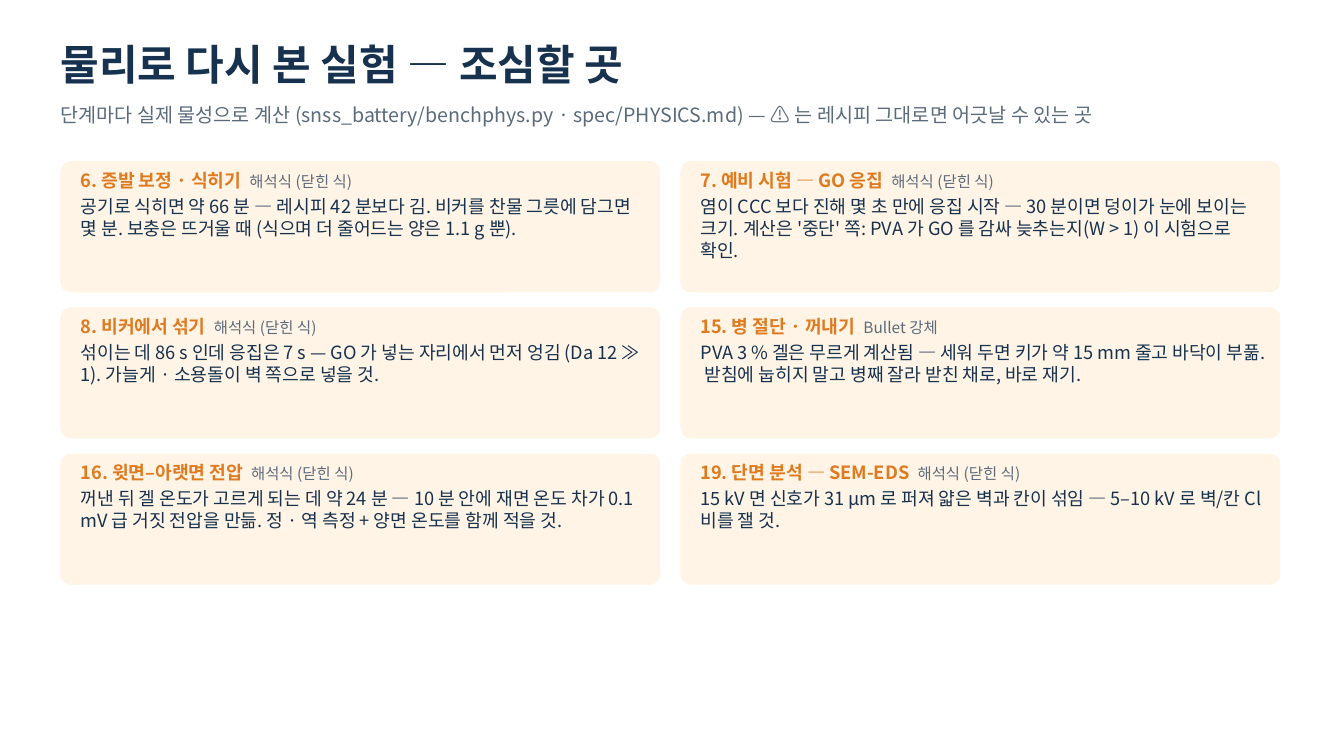
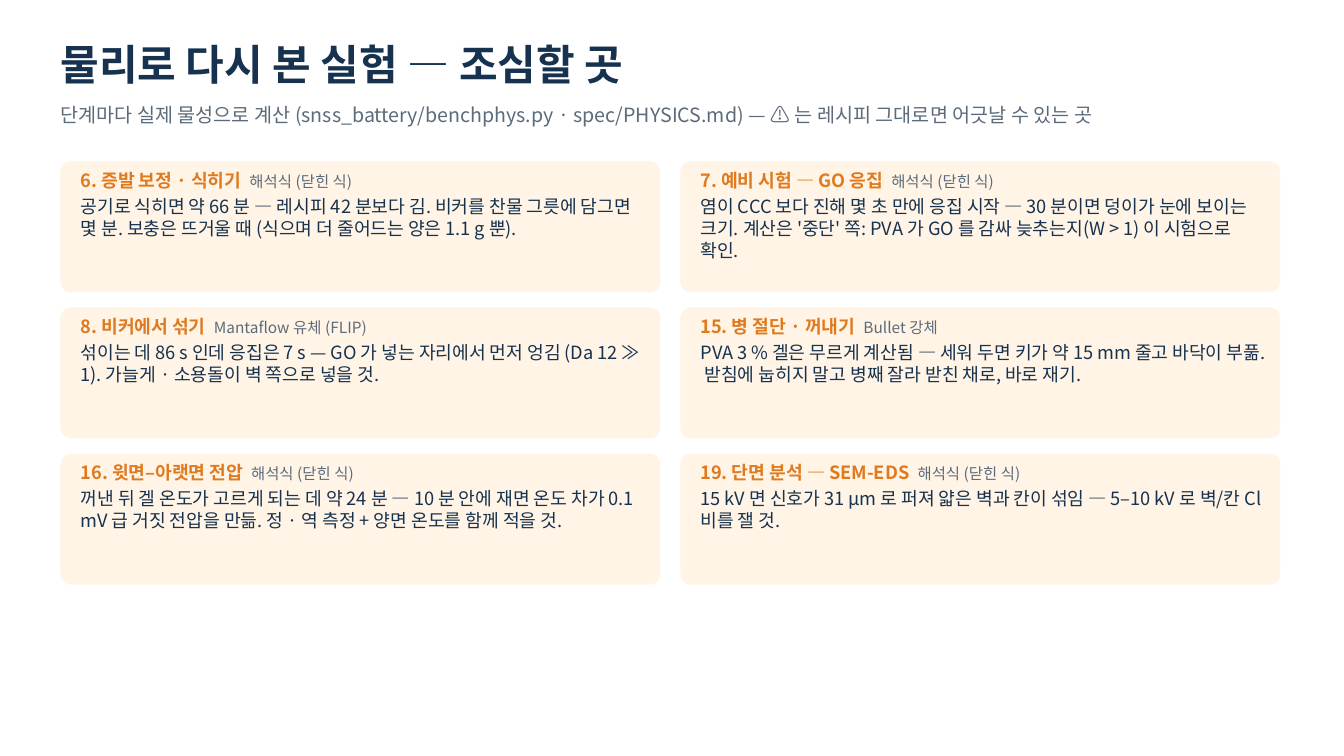
Before and after one commit to Cyborgroid2026/SNSS_Battery, a slide deck: slide 5 of report.pptx. Drawn at 1344x756 pixels with LibreOffice and Linux fonts; fonts in the diff are those of the drawing. Boxes give left, top, right and bottom in pixels: in the first picture for what was removed or moved away, otherwise in the second. Text is boxed around its words. In the diff, an @@ line names an element or a change of style, - is before the commit and + after.

```diff
--- a/report.pptx
+++ b/report.pptx
@@ text at <box>81,317,367,336</box>: text changed; size 13 to 11 pt; text colour #E07A1F to #5B6B7B; bold off @@
-8. 비커에서 섞기 해석식 (닫힌 식)
+8. 비커에서 섞기 Mantaflow 유체 (FLIP)
```
Also in this commit, not shown: 2 other slides changed, 5 other files.
